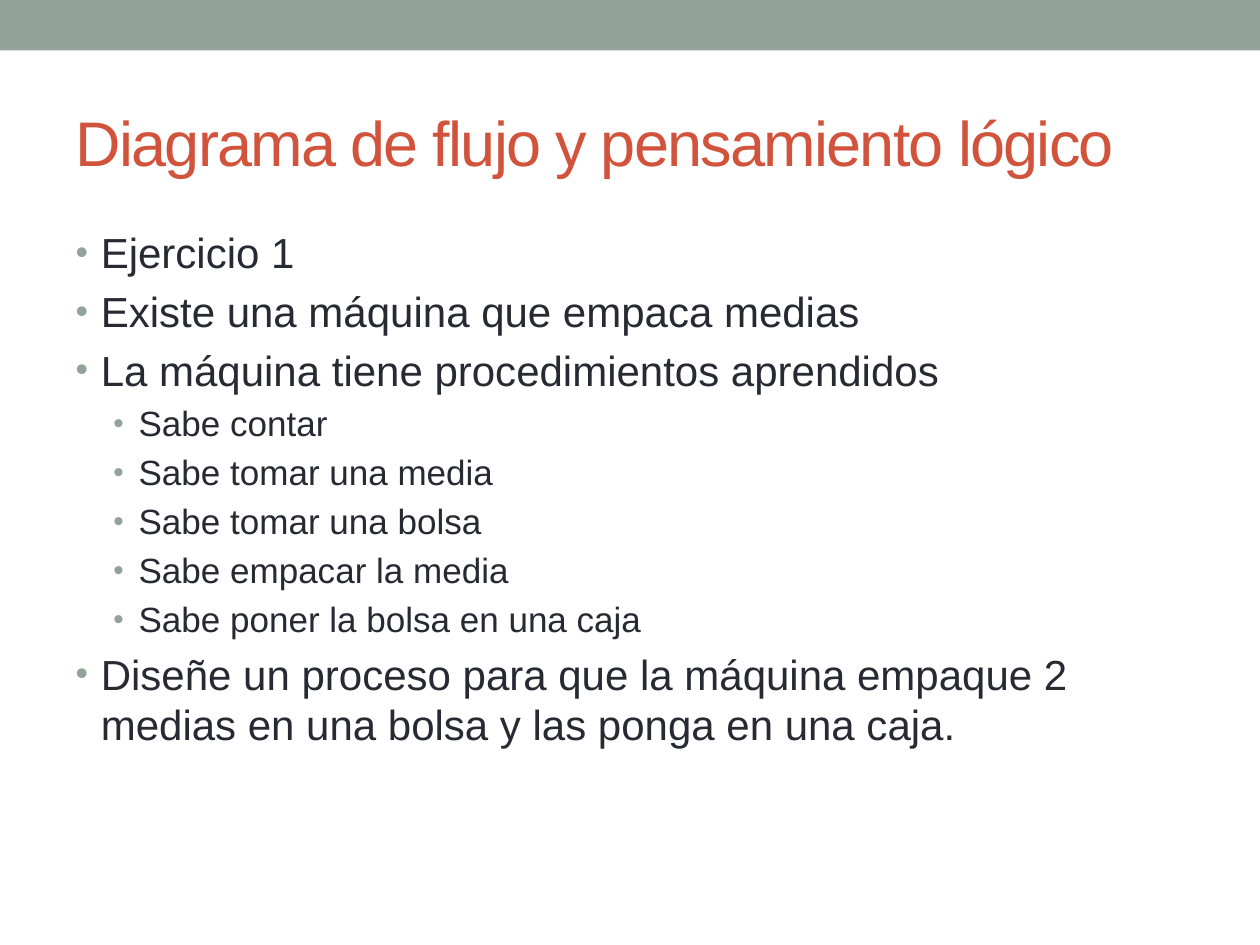
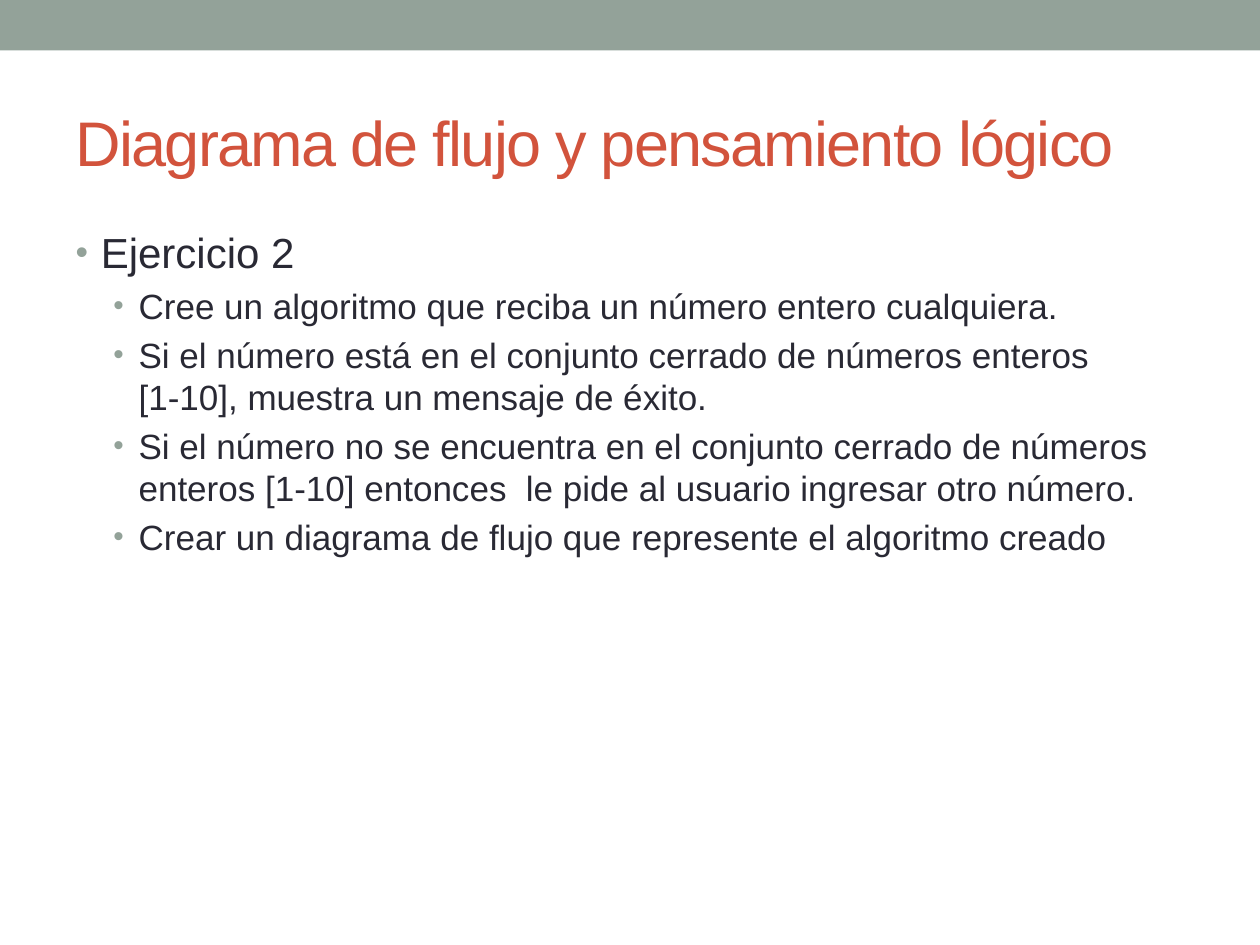
Before and after one commit to esolorzanob/UPI_Introduccion, a slide deck: slide 14 of Semana 2.pptx (slide 7 before the commit). Drawn at 1260x945 pixels with LibreOffice and Linux fonts; fonts in the diff are those of the drawing. Boxes give left, top, right and bottom in pixels: in the first picture for what was removed or moved away, otherwise in the second. Text is boxed around its words. In the diff, an @@ line names an element or a change of style, - is before the commit and + after.

```diff
--- a/Semana 2.pptx
+++ b/Semana 2.pptx
@@ text at <box>101,237,1147,557</box>: text changed; size 24 to 20 pt @@
-• Ejercicio 1
-• Existe una máquina que empaca medias
-• La máquina tiene procedimientos aprendidos
-  • Sabe contar
-  • Sabe tomar una media
-  • Sabe tomar una bolsa
-  • Sabe empacar la media
-  • Sabe poner la bolsa en una caja
-• Diseñe un proceso para que la máquina empaque 2 medias en una bolsa y las ponga en una caja.
+• Ejercicio 2
+  • Cree un algoritmo que reciba un número entero cualquiera.
+  • Si el número está en el conjunto cerrado de números enteros [1-10], muestra un mensaje de éxito.
+  • Si el número no se encuentra en el conjunto cerrado de números enteros [1-10] entonces le pide al usuario ingresar otro número.
+  • Crear un diagrama de flujo que represente el algoritmo creado
```
Also in this commit, not shown: 3 other slides changed, 8 slides added.
